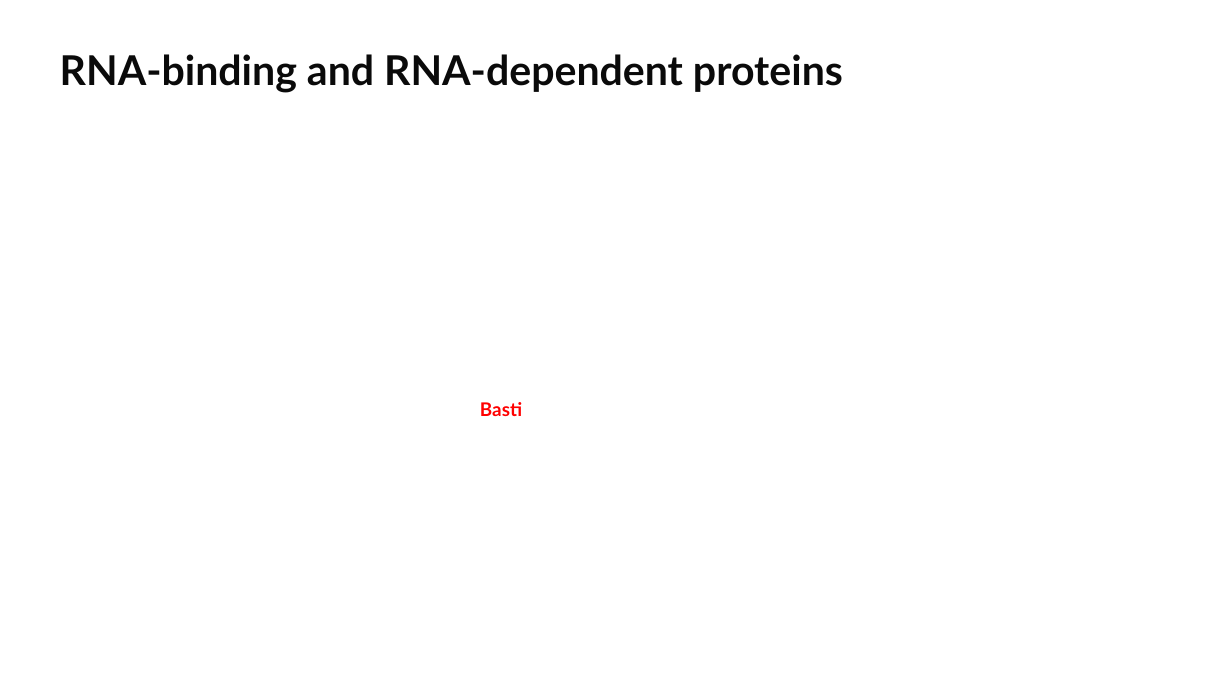
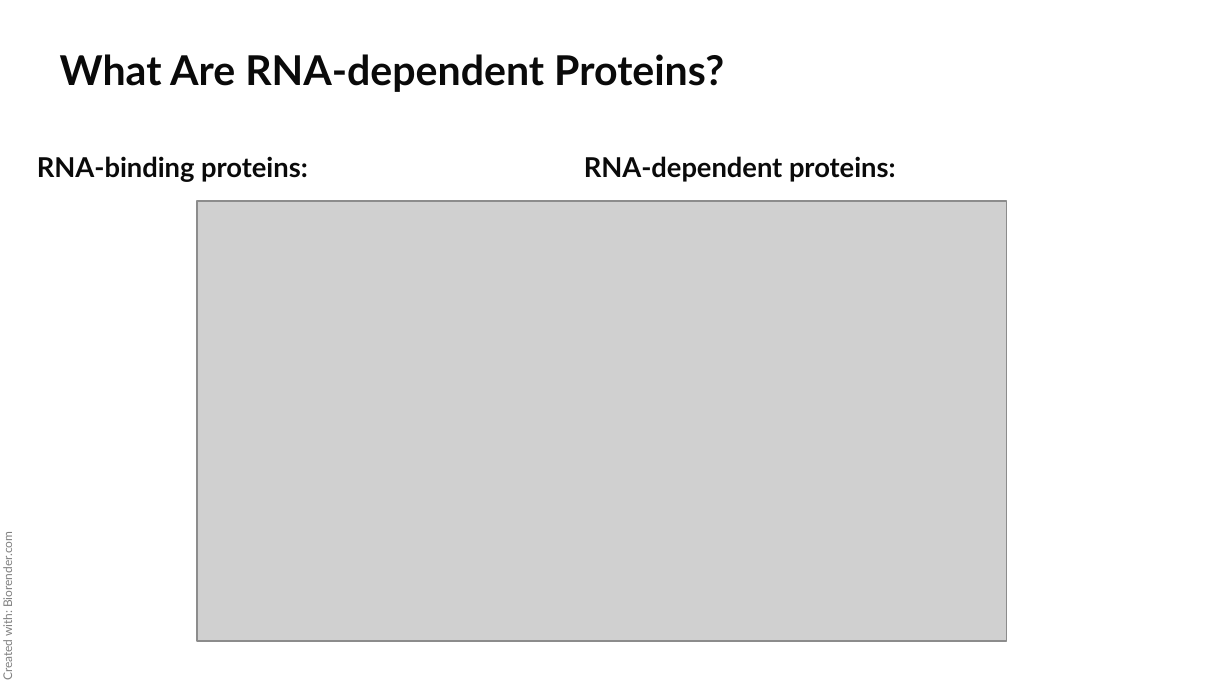
Before and after one commit to datascience-mobi-2022/2022-topic-03-team-02, a slide deck: slide 2 of projectproposal/PP.pptx. Drawn at 1232x693 pixels with LibreOffice and Linux fonts; fonts in the diff are those of the drawing; grey boxes stand for pictures. Boxes give left, top, right and bottom in pixels: in the first picture for what was removed or moved away, otherwise in the second. Text is boxed around its words. In the diff, an @@ line names an element or a change of style, - is before the commit and + after.

```diff
--- a/projectproposal/PP.pptx
+++ b/projectproposal/PP.pptx
@@ text at bbox=[60, 54, 724, 92]: text changed @@
-RNA-binding and RNA-dependent proteins
+What Are RNA-dependent Proteins?
@@ text added at bbox=[37, 156, 308, 182], 16 pt, text #0A0A0A, bold @@
+RNA-binding proteins:
@@ text added at bbox=[584, 156, 896, 182], 16 pt, text #0A0A0A, bold @@
+RNA-dependent proteins:
@@ picture added at bbox=[197, 201, 1007, 641] @@
@@ text removed at bbox=[480, 402, 522, 416] @@
-Basti
@@ text added at bbox=[0, 539, 14, 680], 7 pt, text #808080 @@
+Created with: Biorender.com
```
Also in this commit, not shown: 3 other slides changed.
